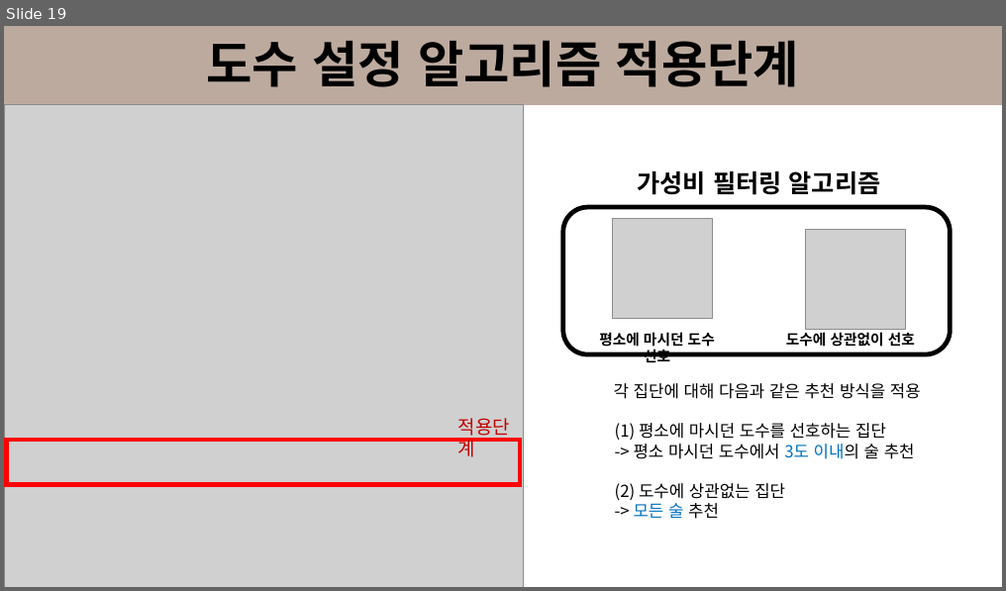
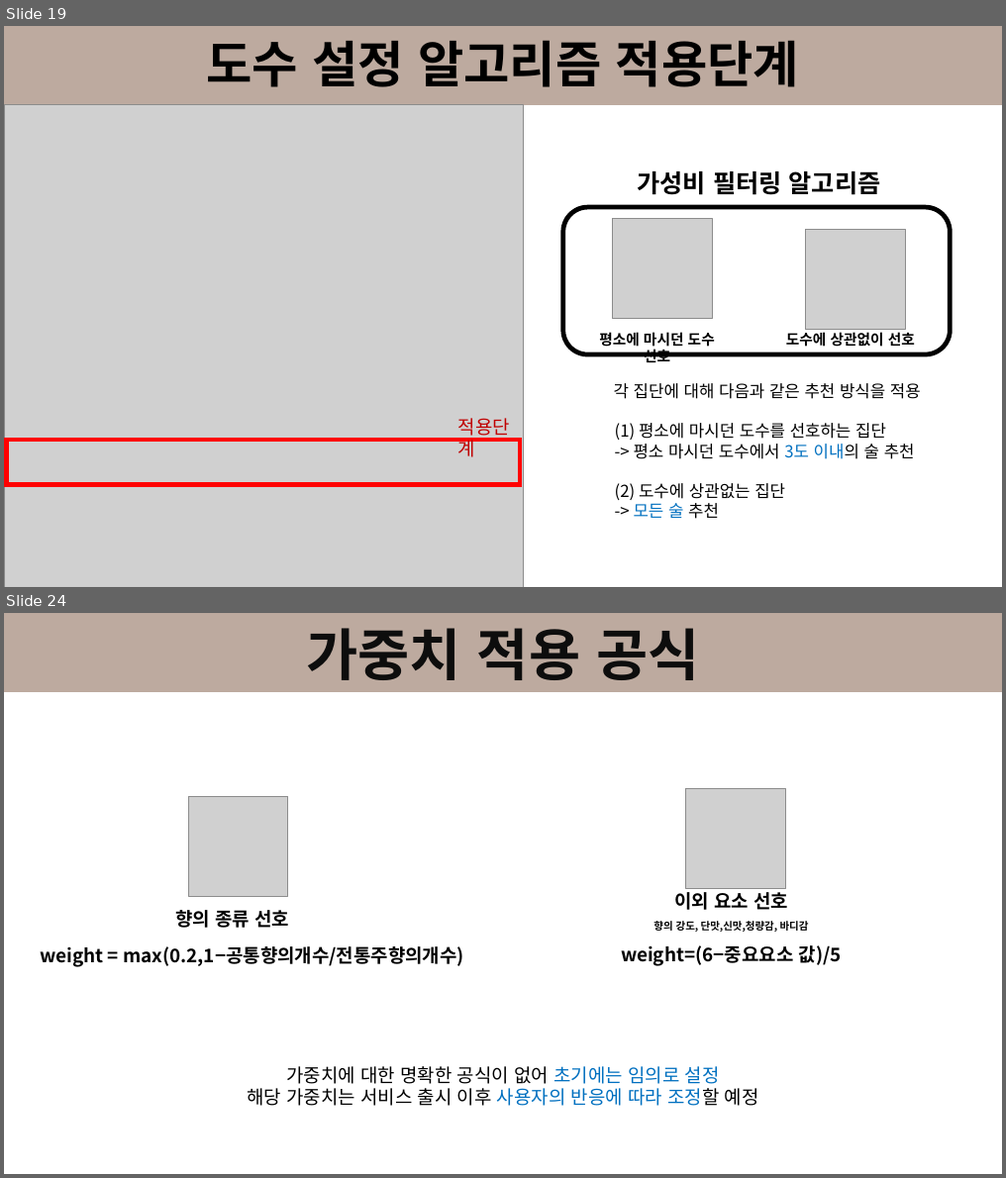
Before and after one commit to dongkieric98/Traditional_Liquor_Recommendation_Algorithm, a slide deck: TLRAlgorithm.pptx. Shown one above the other, each under a label of ours: slide 19 before the commit, slides 19 and 24 after it; the slides between them are not shown. The pictures are 1006x591 and 1006x1178 pixels, drawn with LibreOffice and Linux fonts; fonts in the diff are those of the drawing; grey boxes stand for pictures. Boxes give left, top, right and bottom in pixels: in the first picture for what was removed or moved away, otherwise in the second. Text is boxed around its words. In the diff, an @@ line names an element or a change of style, - is before the commit and + after.

```diff
--- a/TLRAlgorithm.pptx
+++ b/TLRAlgorithm.pptx
@@ slide 24 added at (4, 613, 1002, 1174), background #FFFFFF @@
@@ rectangle added at (4, 613, 1002, 692), fill #BDAA9F @@
@@ text added at (307, 628, 699, 680), 54 pt, text #0D0D0D, bold @@
+가중치 적용 공식
@@ picture added at (686, 789, 785, 888) @@
@@ picture added at (188, 796, 288, 896) @@
@@ text added at (674, 892, 788, 910), 18 pt, text #000000, bold @@
+이외 요소 선호
@@ text added at (175, 910, 290, 928), 18 pt, text #000000, bold @@
+향의 종류 선호
@@ text added at (653, 921, 809, 932), 10 pt, text #000000, bold @@
+향의 강도, 단맛,신맛,청량감, 바디감
@@ text added at (40, 947, 464, 967), 18 pt, text #000000, bold @@
+weight = max(0.2,1−공통향의개수/전통주향의개수)
@@ text added at (621, 946, 842, 966), 18 pt, text #000000, bold @@
+weight=(6−중요요소 값)/5
@@ text added at (247, 1066, 759, 1106), 18 pt, text #000000 @@
+가중치에 대한 명확한 공식이 없어 초기에는 임의로 설정
+해당 가중치는 서비스 출시 이후 사용자의 반응에 따라 조정할 예정
```
Also in this commit, not shown: 1 slide changed, 3 other slides added.
